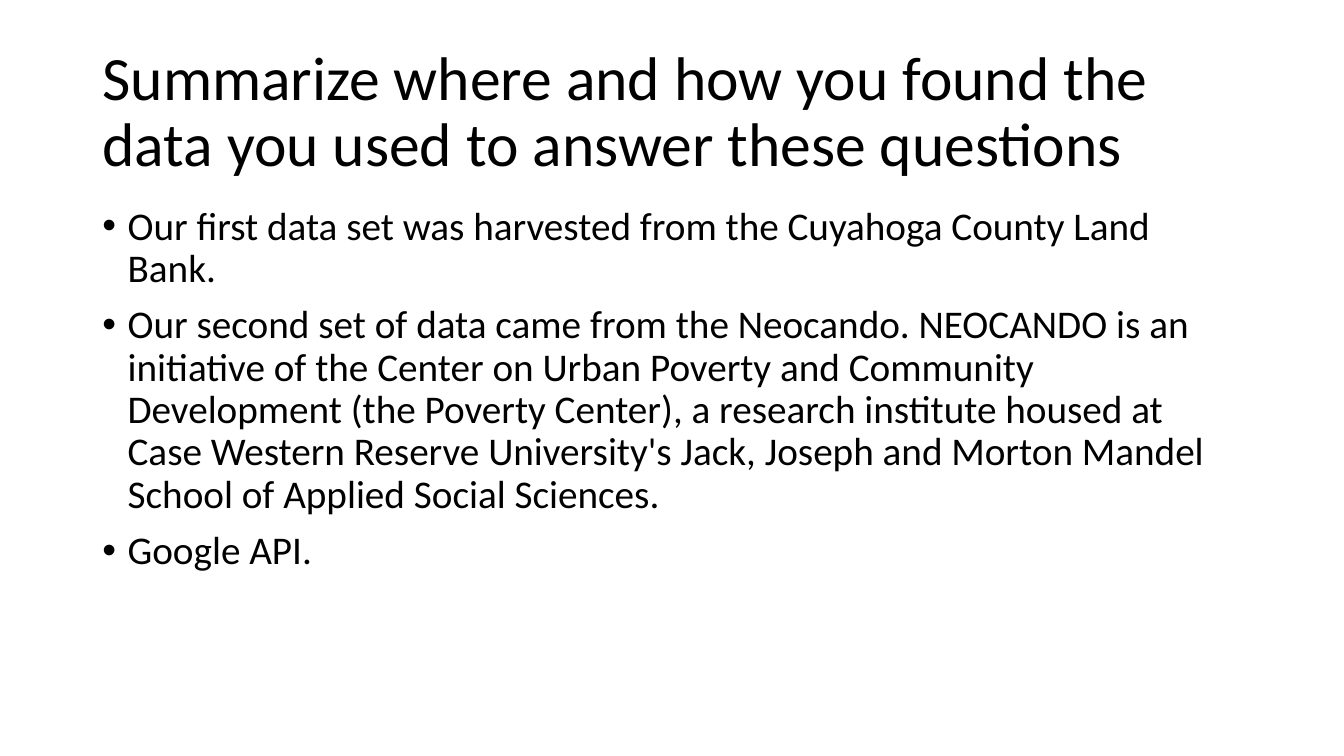
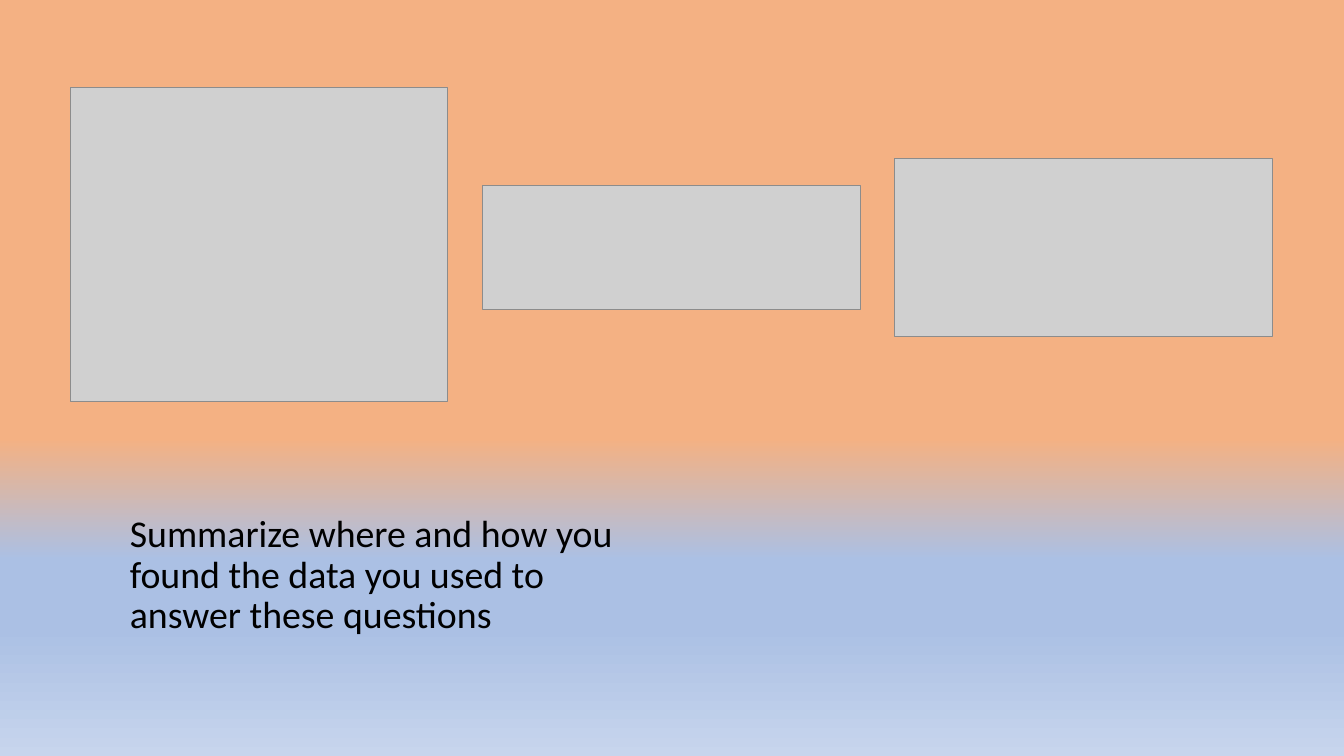
Before and after one commit to nicholasiii/GroupAssignement1, a slide deck: slide 4 of Group 2.pptx. Drawn at 1344x756 pixels with LibreOffice and Linux fonts; fonts in the diff are those of the drawing; grey boxes stand for pictures. Boxes give left, top, right and bottom in pixels: in the first picture for what was removed or moved away, otherwise in the second. Text is boxed around its words. In the diff, an @@ line names an element or a change of style, - is before the commit and + after.

```diff
--- a/Group 2.pptx
+++ b/Group 2.pptx
@@ background #FFFFFF to gradient #F4B183 to #ABC0E4 to #C7D5ED @@
@@ picture added at bbox=[71, 88, 448, 402] @@
@@ picture added at bbox=[895, 158, 1273, 337] @@
@@ picture added at bbox=[482, 186, 860, 310] @@
@@ text removed at bbox=[128, 212, 1204, 571] @@
-• Our first data set was harvested from the Cuyahoga County Land Bank.
-• Our second set of data came from the Neocando. NEOCANDO is an initiative of the Center on Urban Poverty and Community Development (the Poverty Center), a research institute housed at Case Western Reserve University's Jack, Joseph and Morton Mandel School of Applied Social Sciences.
-• Google API.
@@ title "Summarize where and how you ...": place and size @@
-title "Summarize where and how you ..." at bbox=[102, 57, 1148, 176]
+title "Summarize where and how you ..." at bbox=[130, 520, 612, 634]
@@ title "Summarize where and how you ..." at bbox=[130, 520, 612, 634]: size 44 to 27 pt @@
```
Also in this commit, not shown: 6 other slides changed, 10 slides added, 4 other files.
